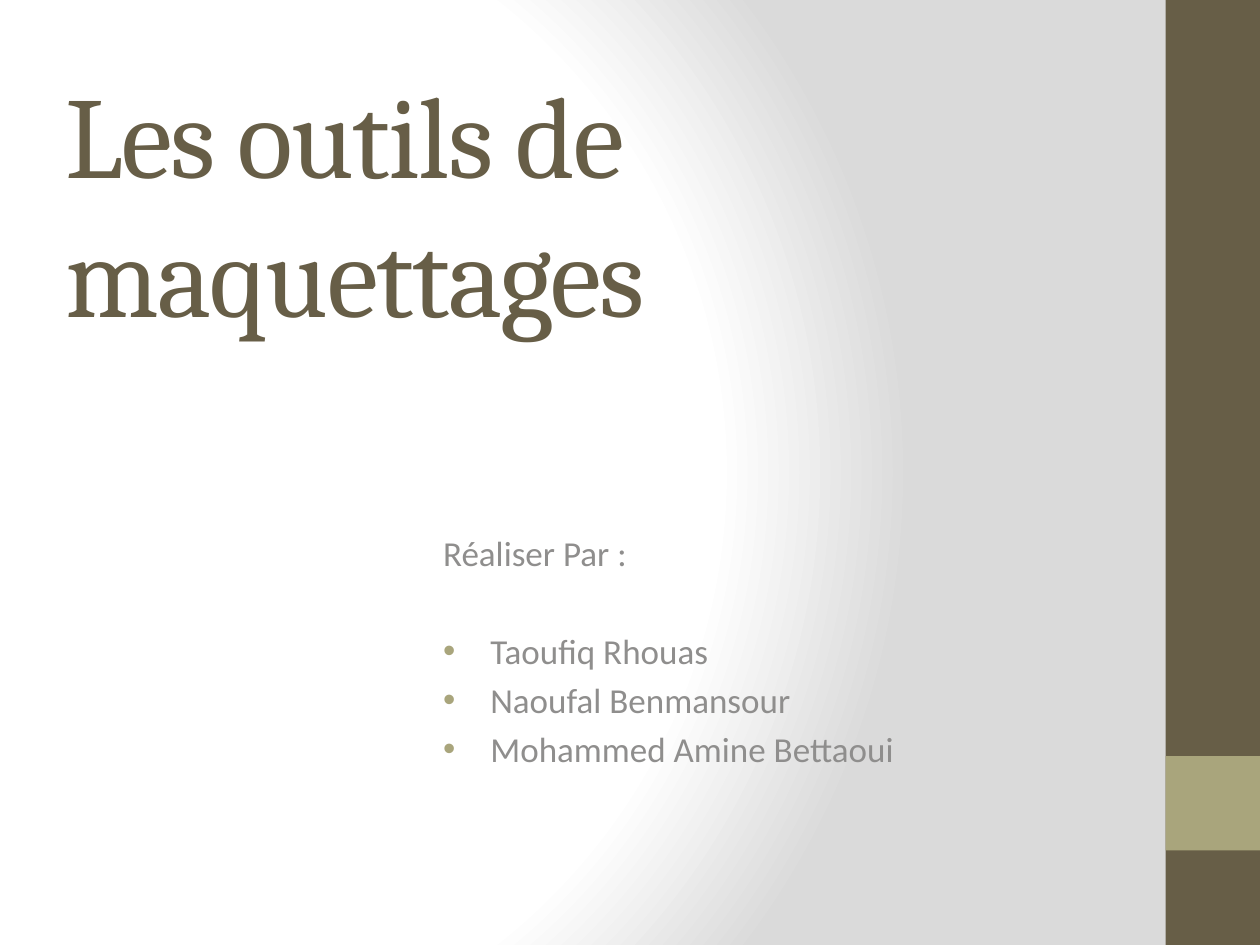
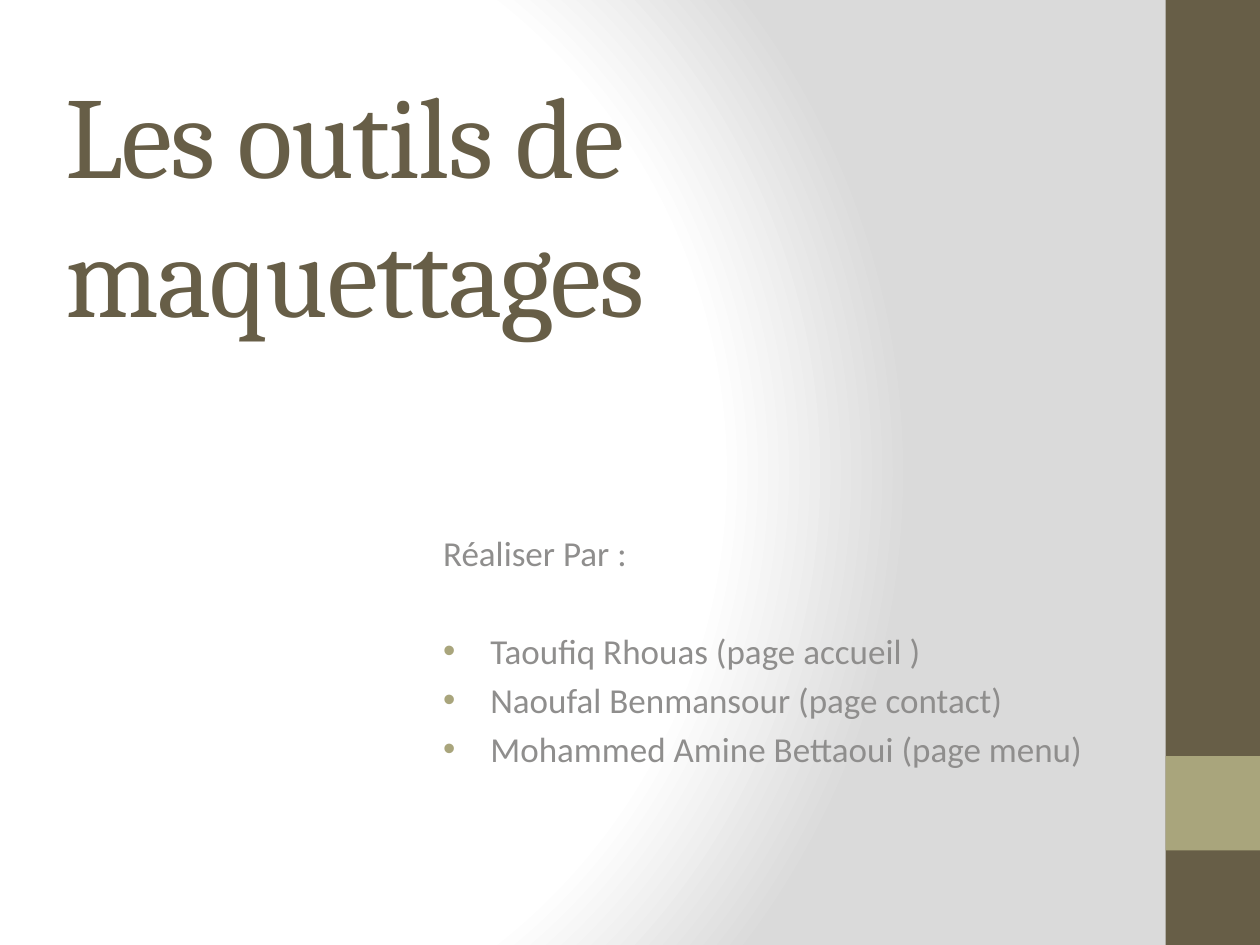
Before and after one commit to naaoufal/resturant, a slide deck: slide 1 of wireframing-tools.pptx. Drawn at 1260x945 pixels with LibreOffice and Linux fonts; fonts in the diff are those of the drawing. Boxes give left, top, right and bottom in pixels: in the first picture for what was removed or moved away, otherwise in the second. Text is boxed around its words. In the diff, an @@ line names an element or a change of style, - is before the commit and + after.

```diff
--- a/wireframing-tools.pptx
+++ b/wireframing-tools.pptx
@@ subtitle at (x1=490, y1=639, x2=1082, y2=768): text changed @@
-• Taoufiq Rhouas
-• Naoufal Benmansour
-• Mohammed Amine Bettaoui
+• Taoufiq Rhouas (page accueil )
+• Naoufal Benmansour (page contact)
+• Mohammed Amine Bettaoui (page menu)
```
Also in this commit, not shown: 1 other file.
